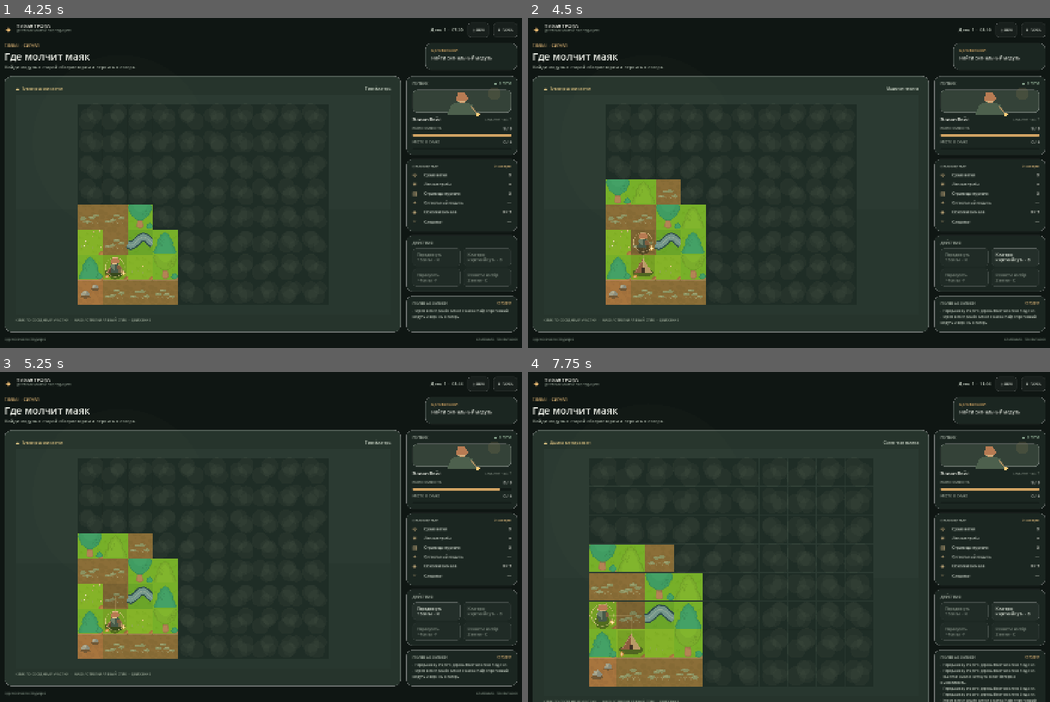
Above: before the commit, frames 1-4 (two rows, left to right).
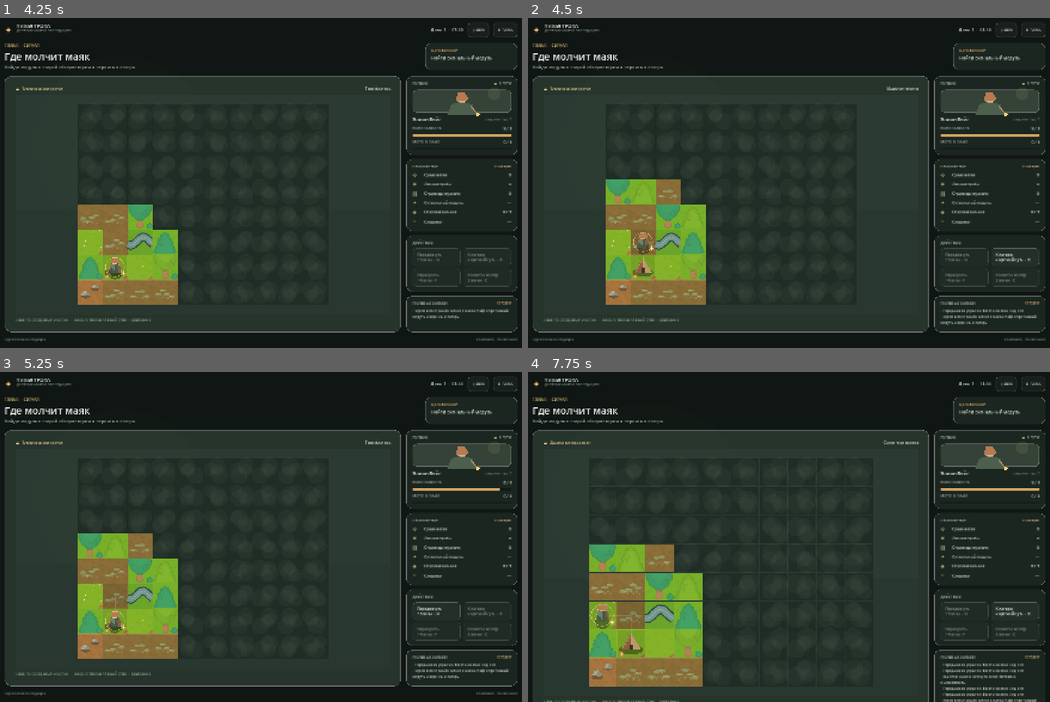
Above: after the commit, the same moments.

Repository: KasperV12/quiet-trail
Game: Godot game, scene res://scenes/main.tscn
Two runs of this game, one before a commit and one after it. Both use one fixed random seed, a clock stepped at 60 frames per second and the inputs below.
Inputs (mouse positions are in pixels of both pictures, inside the frame that each line leads up to):
- Up to frame 1 (4.25 s): click "НАЧАТЬ ВЫЛАЗКУ" at 0.5 s; click "♫ ЗВУК" at 1.25 s; click "♫ ВЫКЛ" at 2 s; click "Ⅱ ПАУЗА" at 2.75 s; click "ПРОДОЛЖИТЬ" at 3.5 s
- Up to frame 2 (4.5 s): tap Enter at 4.25 s; move the mouse to (731, 206) at 4.27 s; hold W (move_up) from 4.28 s (still down); hold R (expedition_rest) from 4.28 s (still down); click (731, 206) at 4.42 s
- Up to frame 3 (5.25 s): release W (move_up) at 5 s; release R (expedition_rest) at 5 s; click "К лагерю короткий путь · B" at 5 s
- Up to frame 4 (7.75 s): click "Передохнуть +3 силы · R" at 5.75 s; tap Space at 6.5 s; move the mouse to (950, 586) at 6.52 s; hold W (move_up) 6.53-7.28 s; tap C (expedition_fire) at 6.6 s; tap R (expedition_rest) at 6.8, 7.55 s; tap Enter at 7.25 s; move the mouse to (627, 487) at 7.27 s; hold A (move_left) from 7.28 s (still down); hold F (expedition_food) from 7.28 s (still down)

Frame 1 is identical in both runs. In frame 2, less than 0.1% of the frame differs, in the area x 83-98%, y 88-90%; in frame 3, less than 0.1%; in frame 4, 0.3%, in the area x 83-98%, y 88-99%.
Error in both runs: Invalid assignment of property or key 'text' with value of type 'String' on a base object of type 'Nil'. (res://scripts/main.gd:571)

Commit message:
Make worsening weather shape expedition survival

Diff:
--- a/scripts/expedition_state.gd
+++ b/scripts/expedition_state.gd
@@ -161,11 +161,57 @@
 		_tile(candidates[rng.randi_range(0, candidates.size() - 1)])["found"] = found
 
 func _reveal(radius: float = 2.45) -> void:
+	var visibility := _weather_vision_radius()
+	var adjusted_radius := minf(radius, visibility) if radius <= 2.45 else minf(radius, visibility + 1.15)
 	for y in range(MAP_H):
 		for x in range(MAP_W):
 			var cell := Vector2i(x, y)
-			if position.distance_to(cell) <= radius:
+			if position.distance_to(cell) <= adjusted_radius:
 				_tile(cell)["seen"] = true
+
+func _weather_stage() -> int:
+	if campaign_chapter == 1 or campaign_chapter >= 2:
+		return 2 if elapsed > 8 else (1 if elapsed > 4 else 0)
+	return 1 if elapsed > 11 else 0
+
+func _weather_vision_radius() -> float:
+	if campaign_chapter >= 2:
+		return 1.2 if _weather_stage() >= 2 else (1.8 if _weather_stage() == 1 else 2.45)
+	if campaign_chapter == 1:
+		return 1.55 if _weather_stage() >= 2 else (2.0 if _weather_stage() == 1 else 2.45)
+	return 1.8 if _weather_stage() > 0 else 2.45
+
+func _move_hazard_chance(terrain: String) -> float:
+	var chance := 0.0
+	if terrain == "bog":
+		chance = 0.28 if campaign_chapter == 0 else 0.38
+	elif terrain == "ridge" and campaign_chapter >= 1:
+		chance = 0.20 if campaign_chapter == 1 else 0.30
+	var stage := _weather_stage()
+	if campaign_chapter == 0 and stage > 0 and terrain in ["bog", "ridge"]:
+		chance += 0.12
+	elif campaign_chapter == 1 and stage >= 2:
+		if terrain == "ridge":
+			chance += 0.18
+		elif terrain == "clearing":
+			chance += 0.08
+	elif campaign_chapter >= 2 and stage > 0 and terrain in ["ridge", "clearing", "stream", "bog"]:
+		chance += 0.12 if stage == 1 else 0.22
+	return clampf(chance, 0.0, 0.62)
+
+func _rest_recovery() -> int:
+	var terrain: String = _tile(position)["kind"]
+	var sheltered := terrain in ["camp", "forest"] or position in campfires
+	if sheltered:
+		return 3
+	var stage := _weather_stage()
+	if campaign_chapter == 1 and stage >= 2 and terrain in ["ridge", "clearing"]:
+		return 1
+	if campaign_chapter >= 2 and stage > 0 and terrain in ["ridge", "clearing", "stream", "bog"]:
+		return 2 if stage == 1 else 1
+	if campaign_chapter == 0 and stage > 0 and terrain in ["ridge", "bog"]:
+		return 2
+	return 3
 
 func pack_used() -> int:
 	return wood + food + notes + (2 if has_module else 0)
@@ -236,14 +282,10 @@
 	_tile(position)["visited"] = true
 	_reveal()
 	var terrain: String = _tile(position)["kind"]
-	var hazard_chance := 0.0
-	if terrain == "bog":
-		hazard_chance = 0.28 if campaign_chapter == 0 else 0.38
-	elif terrain == "ridge" and campaign_chapter >= 1:
-		hazard_chance = 0.20 if campaign_chapter == 1 else 0.30
+	var hazard_chance := _move_hazard_chance(terrain)
 	if rng.randf() < hazard_chance:
 		energy = maxi(0, energy - 1)
-		var hazard_lines := {"bog": "Мшистая низина затянула сапог …(65 unchanged characters)… открытом гребне. Потеряна выносливость."}
+		var hazard_lines := {"bog": "Мшистая низина затянула сапог …(65 unchanged characters)… открытом гребне. Потеряна выносливость.", "clearing": "Снежный порыв сбил тебя с тропы. Потеряна выносливость.", "stream": "Ледяной ветер ударил у воды. Потеряна выносливость."}
 		_add_log(hazard_lines.get(terrain, "Путь отнял силы."))
 	_collect()
 	if position == CAMP and _objective_complete():
@@ -449,10 +491,15 @@
 	if energy >= MAX_ENERGY:
 		notice.emit("Ты уже полон сил.")
 		return
-	energy = mini(MAX_ENERGY, energy + 3)
+	var recovery := _rest_recovery()
+	energy = mini(MAX_ENERGY, energy + recovery)
 	elapsed += 1
-	_add_log("Передышка у старого дерева. Восстановлено 3 ед. сил.")
-	notice.emit("Выносливость восстановлена")
+	if recovery < 3:
+		_add_log("Непогода не дала согреться. Восстановлено %d ед. сил; найди лес или костёр." % recovery)
+		notice.emit("Холодная передышка · +%d силы. Лес и костёр укроют от ветра." % recovery)
+	else:
+		_add_log("Передышка в укрытии. Восстановлено 3 ед. сил.")
+		notice.emit("Выносливость восстановлена · +3")
 	changed.emit()
 
 func return_to_camp() -> void:
Not shown, changed: ROADMAP.md
